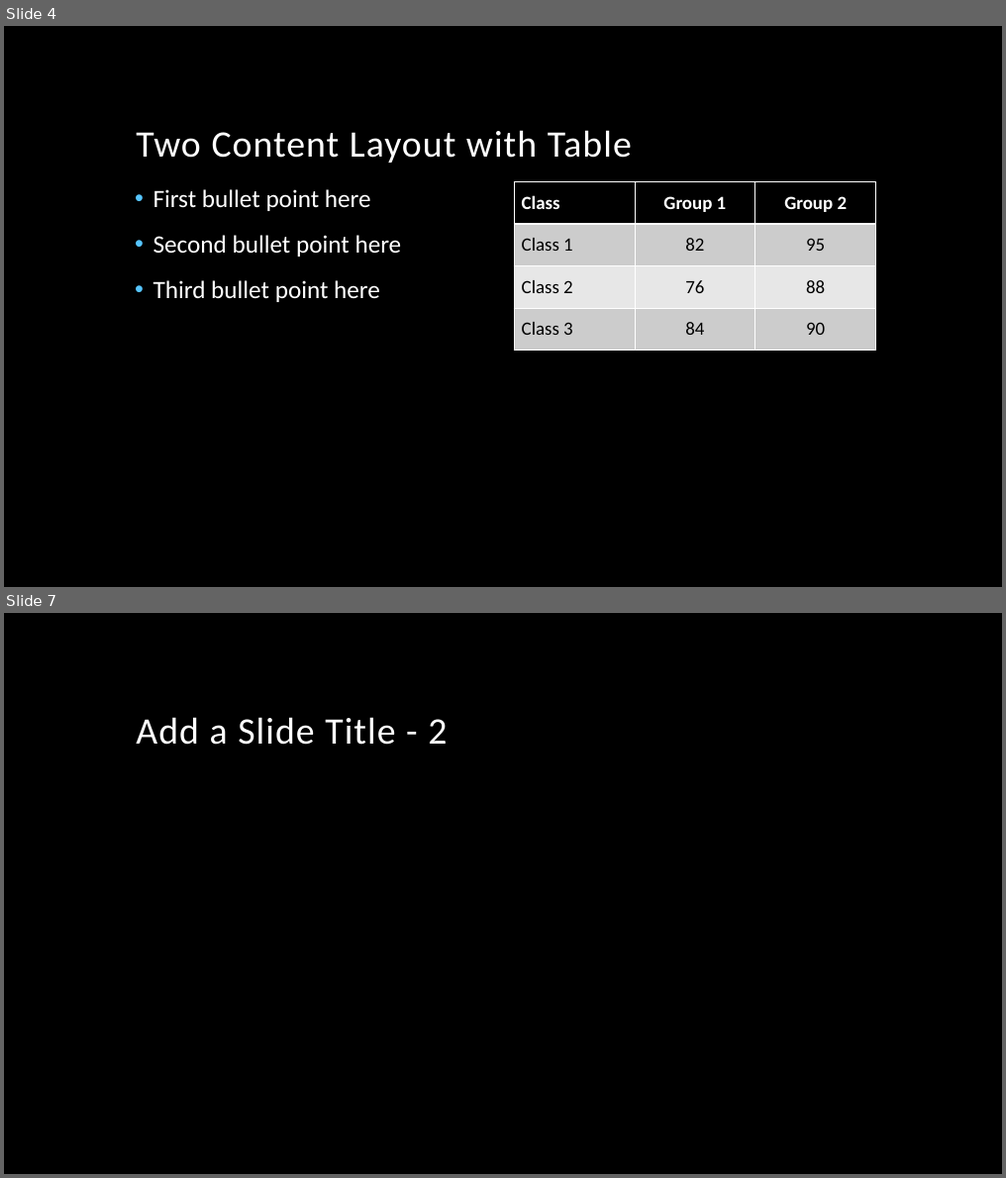
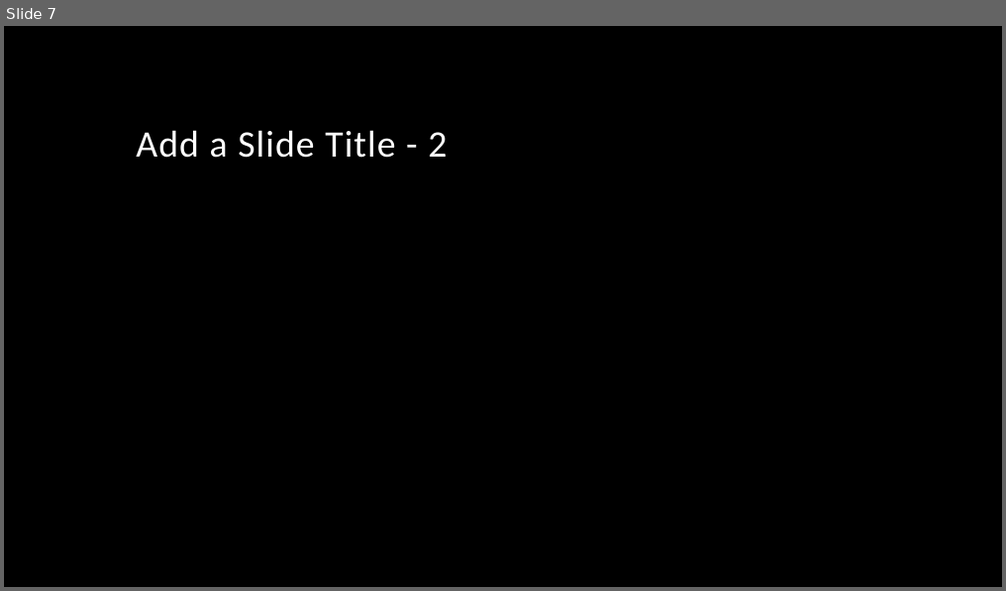
Before and after one commit to Nosente/OnlineShoppingProject, a slide deck: Online Shopping Project.pptx. Shown one above the other, each under a label of ours: slides 4 and 7 before the commit, slide 7 after it; the slides between them are not shown. The pictures are 1006x1178 and 1006x591 pixels, drawn with LibreOffice and Linux fonts; fonts in the diff are those of the drawing; background and template pictures are left out. Boxes give left, top, right and bottom in pixels: in the first picture for what was removed or moved away, otherwise in the second. Text is boxed around its words. In the diff, an @@ line names an element or a change of style, - is before the commit and + after.

```diff
--- a/Online Shopping Project.pptx
+++ b/Online Shopping Project.pptx
@@ slide 4 removed at (x1=4, y1=26, x2=1002, y2=587), background picture (left out) @@
@@ title removed at (x1=136, y1=130, x2=632, y2=163) @@
-Two Content Layout with Table
@@ text removed at (x1=153, y1=189, x2=402, y2=302) @@
-• First bullet point here
-• Second bullet point here
-• Third bullet point here
@@ table removed at (x1=514, y1=181, x2=875, y2=350), 4 rows, 3 columns @@
-Class | Group 1 | Group 2
-Class 1 | 82 | 95
-Class 2 | 76 | 88
-Class 3 | 84 | 90
```
Also in this commit, not shown: 1 slide changed, 2 slides added, 1 other slide removed.
